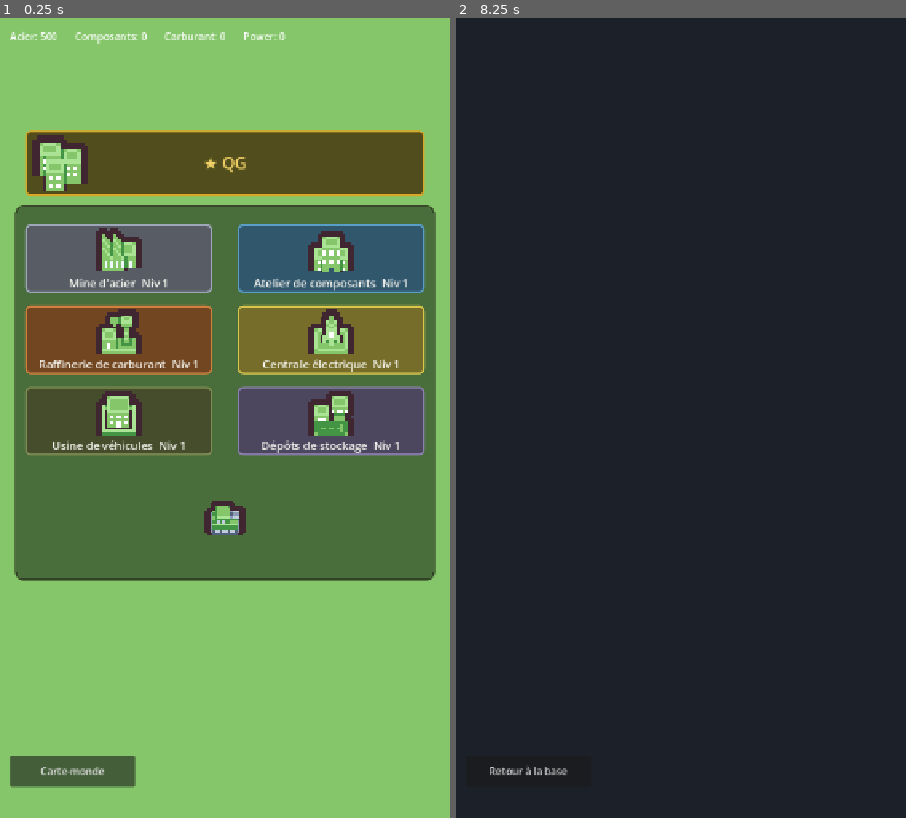
Above: before the commit, frames 1-2 (left to right).
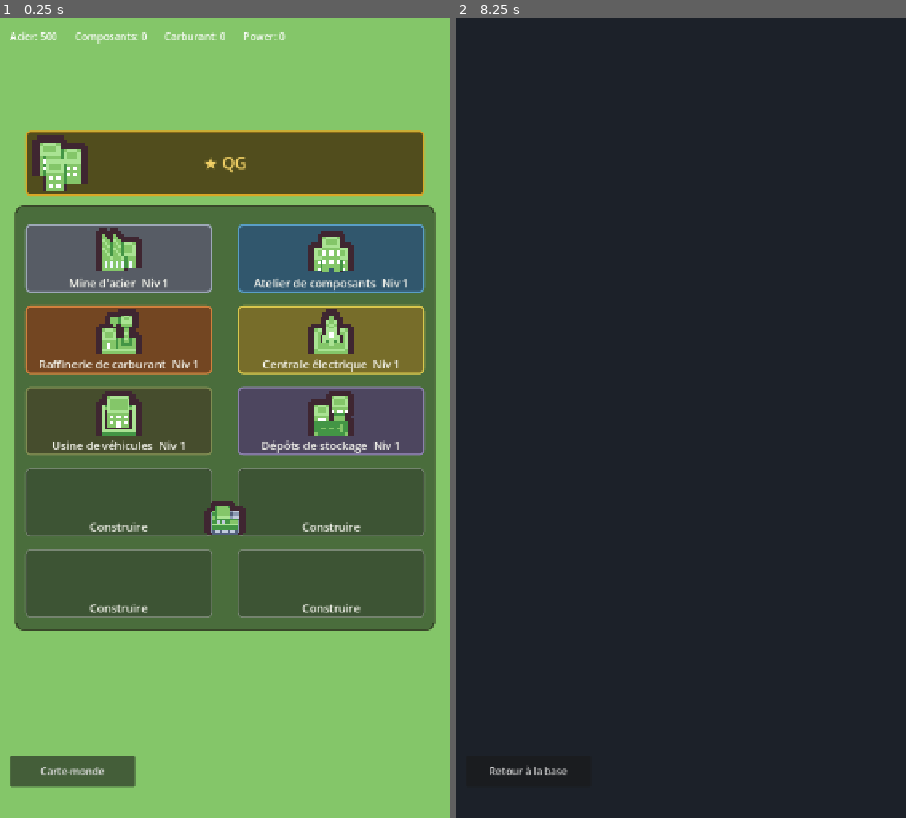
Above: after the commit, the same moments.

Repository: BenjaminB-BlueTeam/Jeu-mobile
Game: Godot game, scene res://scenes/main/Main.tscn
Same seed, same stepped clock (60 frames per second), same inputs: the game is played once before the commit and once after it.
Inputs (mouse positions are in pixels of both pictures, inside the frame that each line leads up to):
- Up to frame 1 (0.25 s): no input
- Up to frame 2 (8.25 s): click (573, 506) at 0.5 s, where only the run after the commit has a clickable "Construire"; click (789, 506) at 1.25 s, where only the run after the commit has a clickable "Construire"; click (573, 586) at 2 s, where only the run after the commit has a clickable "Construire"; click (789, 586) at 2.75 s, where only the run after the commit has a clickable "Construire"; click "Mine d'acier Niv 1" at 3.5 s; click "Atelier de composants Niv 1" at 4.25 s; click "Raffinerie de carburant Niv 1" at 5 s; click "Centrale électrique Niv 1" at 5.75 s; click "Usine de véhicules Niv 1" at 6.5 s; click "Dépôts de stockage Niv 1" at 7.25 s; click "Carte-monde" at 8 s

The runs differ from the first frame. In frame 1, 16% of the frame differs, in the area x 3-97%, y 56-77%; in frame 2, nothing differs.
Error in both runs: Invalid access to property or key 'steel_mine' on a base object of type 'Dictionary'. (res://scripts/autoload/GameState.gd:123)

Commit message:
feat(client): wire the 4 T3 buildings onto the Base scene grid
Add AdvancedReactor, AuxiliaryGenerator, EngineeringCorps, and
LandClearing Button tiles under BuildingsLayer, reusing the existing
BuildingNode.gd script (ExtResource 6). Enlarge the Compound panel to
fit the two new rows. BaseController._ready() wires these up generically
with no code changes needed.

Co-Authored-By: Claude Sonnet 5 <noreply@anthropic.com>

Diff:
--- a/client/scenes/base/Base.tscn
+++ b/client/scenes/base/Base.tscn
@@ -55,7 +55,7 @@
 offset_left = 24.0
 offset_top = 300.0
 offset_right = 696.0
-offset_bottom = 900.0
+offset_bottom = 980.0
 theme_override_styles/panel = SubResource("compound_box")
 
 [node name="HQ" type="Panel" parent="."]
@@ -141,6 +141,38 @@
 accent = Color(0.55, 0.5, 0.68, 1)
 sprite = ExtResource("15")
 
+[node name="AdvancedReactor" type="Button" parent="BuildingsLayer"]
+position = Vector2(40, 720)
+custom_minimum_size = Vector2(300, 110)
+size = Vector2(300, 110)
+script = ExtResource("6")
+building_id = "advanced_reactor"
+accent = Color(0.8, 0.35, 0.2, 1)
+
+[node name="AuxiliaryGenerator" type="Button" parent="BuildingsLayer"]
+position = Vector2(380, 720)
+custom_minimum_size = Vector2(300, 110)
+size = Vector2(300, 110)
+script = ExtResource("6")
+building_id = "auxiliary_generator"
+accent = Color(0.7, 0.75, 0.45, 1)
+
+[node name="EngineeringCorps" type="Button" parent="BuildingsLayer"]
+position = Vector2(40, 850)
+custom_minimum_size = Vector2(300, 110)
+size = Vector2(300, 110)
+script = ExtResource("6")
+building_id = "engineering_corps"
+accent = Color(0.3, 0.6, 0.6, 1)
+
+[node name="LandClearing" type="Button" parent="BuildingsLayer"]
+position = Vector2(380, 850)
+custom_minimum_size = Vector2(300, 110)
+size = Vector2(300, 110)
+script = ExtResource("6")
+building_id = "land_clearing"
+accent = Color(0.55, 0.42, 0.28, 1)
+
 [node name="CommanderSprite" type="Sprite2D" parent="BuildingsLayer"]
 position = Vector2(360, 800)
 scale = Vector2(4, 4)
